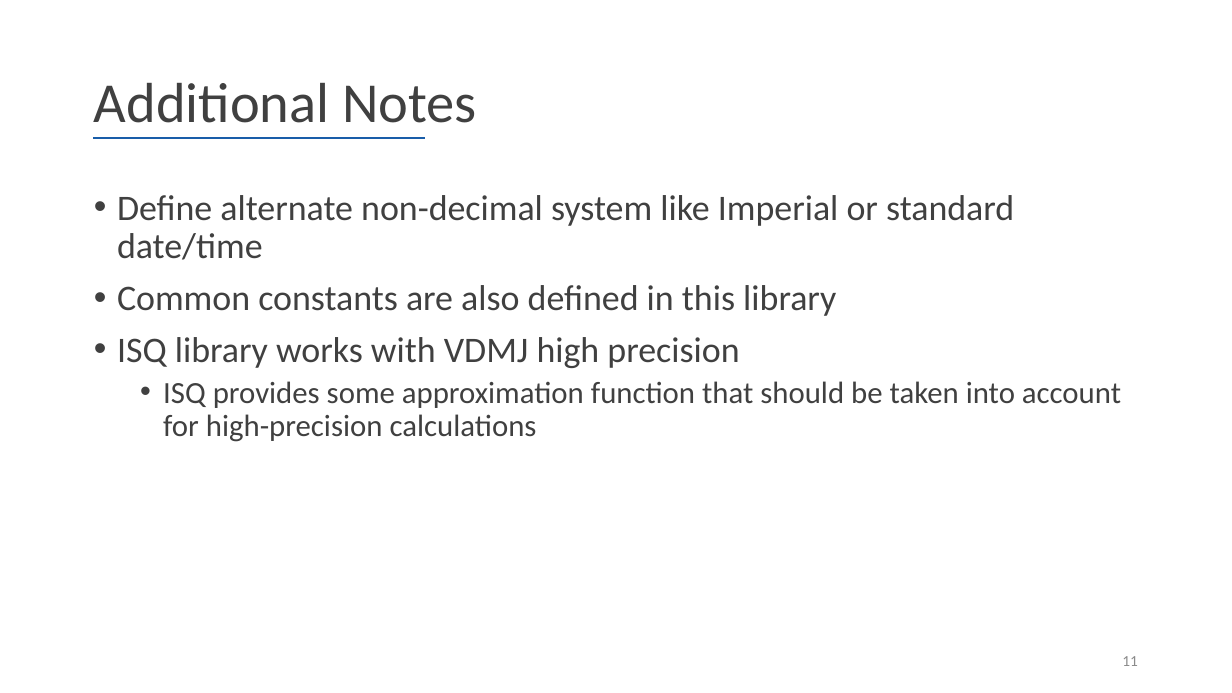
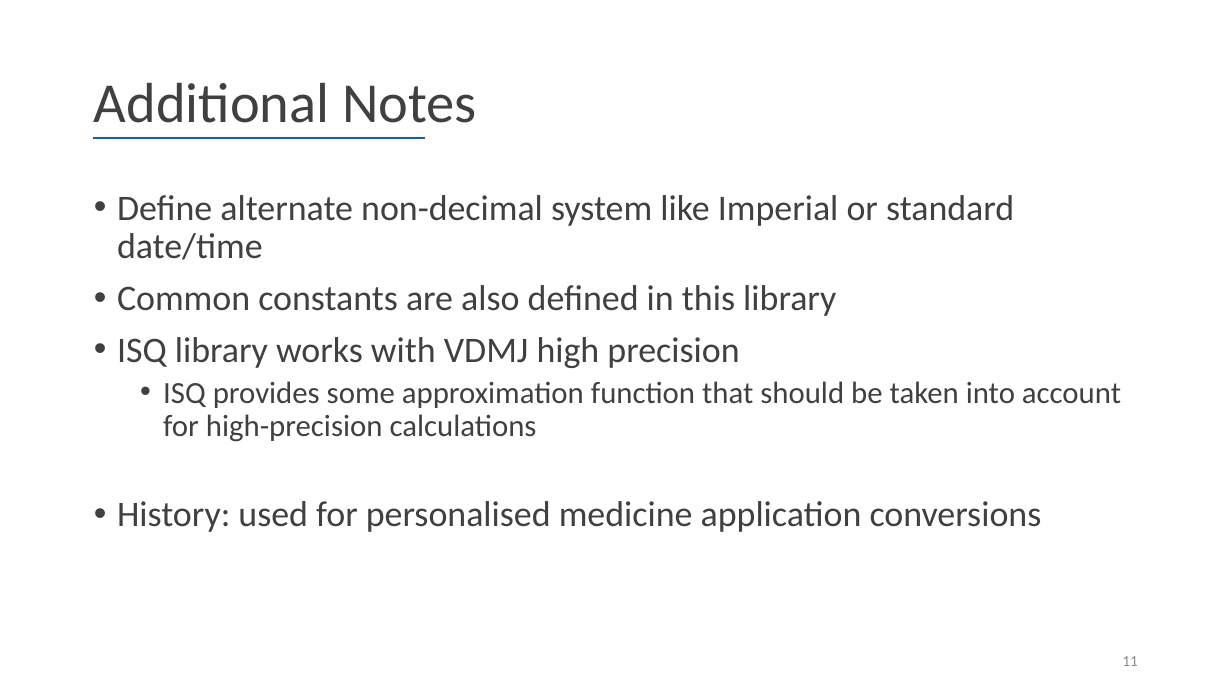
Before and after one commit to leouk/VDM_Toolkit, a slide deck: slide 11 of plugins/vdm2isa/pub/isq-lib/International System of Quantities library in VDM.pptx. Drawn at 1232x693 pixels with LibreOffice and Linux fonts; fonts in the diff are those of the drawing; background and template pictures are left out. Boxes give left, top, right and bottom in pixels: in the first picture for what was removed or moved away, otherwise in the second. Text is boxed around its words. In the diff, an @@ line names an element or a change of style, - is before the commit and + after.

```diff
--- a/plugins/vdm2isa/pub/isq-lib/International System of Quantities library in VDM.pptx
+++ b/plugins/vdm2isa/pub/isq-lib/International System of Quantities library in VDM.pptx
@@ text at (117, 501, 1042, 532): paragraph added @@
+• History: used for personalised medicine application conversions
```
Also in this commit, not shown: 2 other slides changed.
